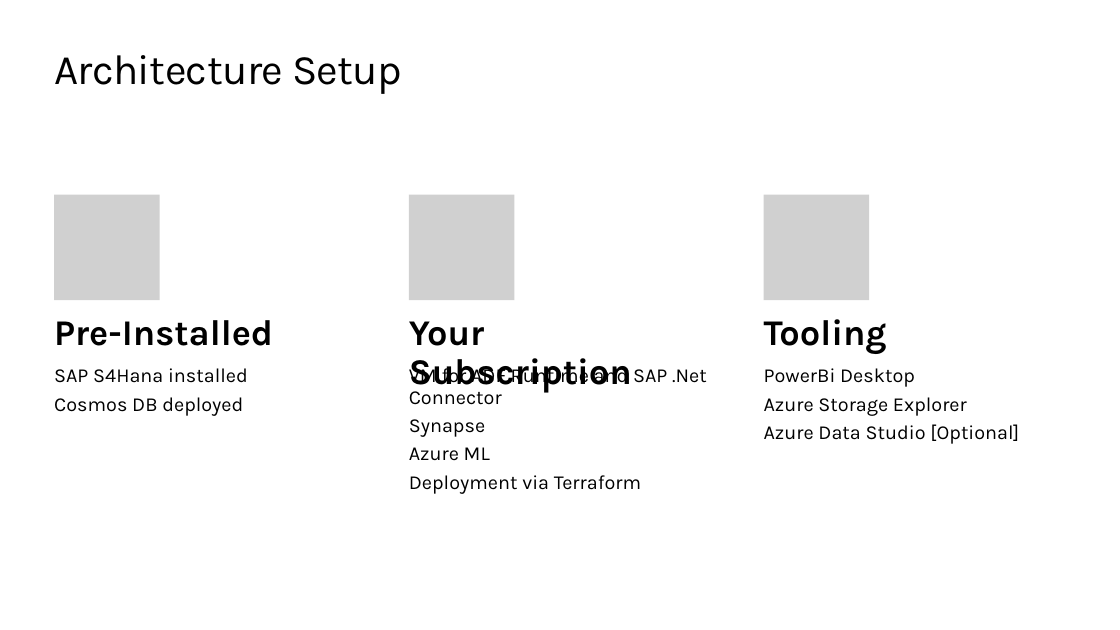
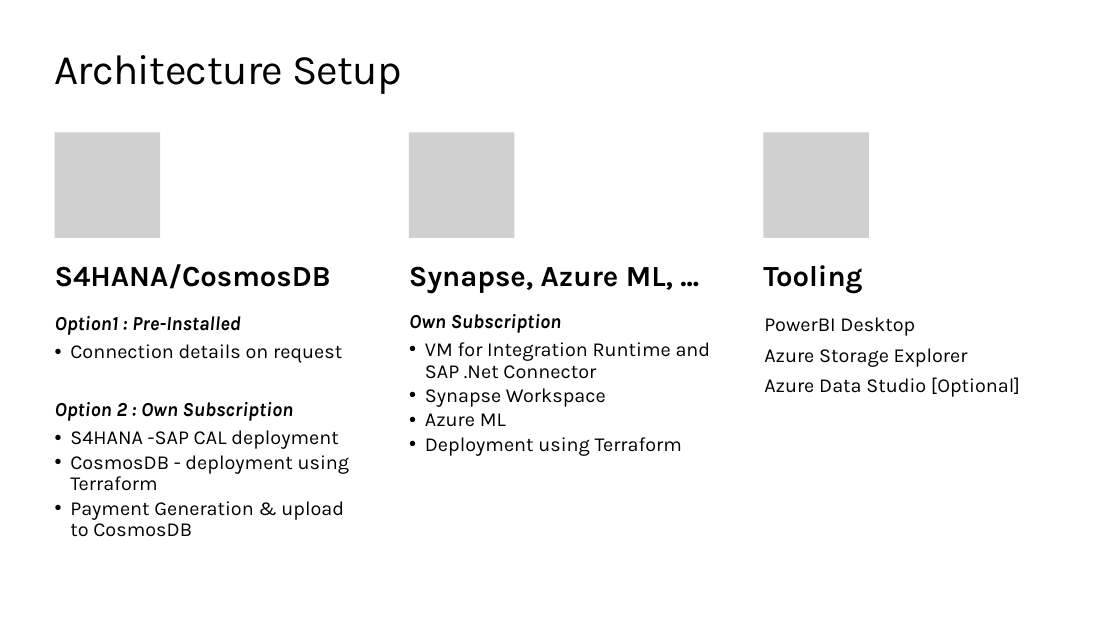
Before and after one commit to thzandvl/microhack-sap-data, a slide deck: slide 8 of SAP-Data-MicroHack.pptx (slide 4 before the commit). Drawn at 1120x630 pixels with LibreOffice and Linux fonts; fonts in the diff are those of the drawing; grey boxes stand for pictures; background and template pictures are left out. Boxes give left, top, right and bottom in pixels: in the first picture for what was removed or moved away, otherwise in the second. Text is boxed around its words. In the diff, an @@ line names an element or a change of style, - is before the commit and + after.

Commit message:
Updated Overview picture and ppt

```diff
--- a/SAP-Data-MicroHack.pptx
+++ b/SAP-Data-MicroHack.pptx
@@ 3 pictures moved together from (x1=54, y1=195, x2=870, y2=301) to (x1=55, y1=133, x2=870, y2=239) @@
@@ text added at (x1=55, y1=264, x2=331, y2=289), 25 pt, text #000000, bold @@
+S4HANA/CosmosDB
@@ text added at (x1=409, y1=266, x2=673, y2=293), 25 pt, text #000000, bold @@
+Synapse, Azure ML, ...
@@ text "Tooling" moved from (x1=764, y1=319, x2=887, y2=354) to (x1=763, y1=265, x2=862, y2=293) @@
@@ text "Tooling" at (x1=763, y1=265, x2=862, y2=293): size 31 to 25 pt; line spacing 0.9 to 1; less space between paragraphs @@
@@ text removed at (x1=54, y1=320, x2=273, y2=346) @@
-Pre-Installed
@@ text added at (x1=55, y1=316, x2=350, y2=537), 17 pt, text #000000 @@
+Option1 : Pre-Installed
+  • Connection details on request
+Option 2 : Own Subscription
+  • S4HANA -SAP CAL deployment
+  • CosmosDB - deployment using Terraform
+  • Payment Generation & upload to CosmosDB
@@ text at (x1=409, y1=314, x2=711, y2=407): text changed @@
-VM for ADF Runtime and SAP .Net Connector
-Synapse
+Own Subscription
+  • VM for Integration Runtime and SAP .Net Connector
+  • Synapse Workspace
@@ text "Own Subscription" moved from (x1=409, y1=364, x2=707, y2=494) to (x1=409, y1=314, x2=711, y2=456) @@
@@ text removed at (x1=409, y1=321, x2=632, y2=393) @@
-Your Subscription
@@ text at (x1=764, y1=317, x2=915, y2=336): text changed @@
-PowerBi Desktop
+PowerBI Desktop
@@ text "PowerBI Desktop" moved from (x1=764, y1=368, x2=1019, y2=444) to (x1=764, y1=317, x2=1020, y2=397) @@
@@ text at (x1=764, y1=348, x2=1020, y2=397): line spacing 0.9 to 1 @@
@@ text removed at (x1=54, y1=368, x2=248, y2=416) @@
-SAP S4Hana installed
-Cosmos DB deployed
@@ text at (x1=425, y1=413, x2=506, y2=427): bullet none to •; list level 1 to 2 in "Azure ML" @@
@@ text at (x1=425, y1=437, x2=682, y2=456): text changed @@
-Deployment via Terraform
+  • Deployment using Terraform
```
Also in this commit, not shown: 4 other slides changed, 5 slides added, 3 slides removed, 1 other file.
